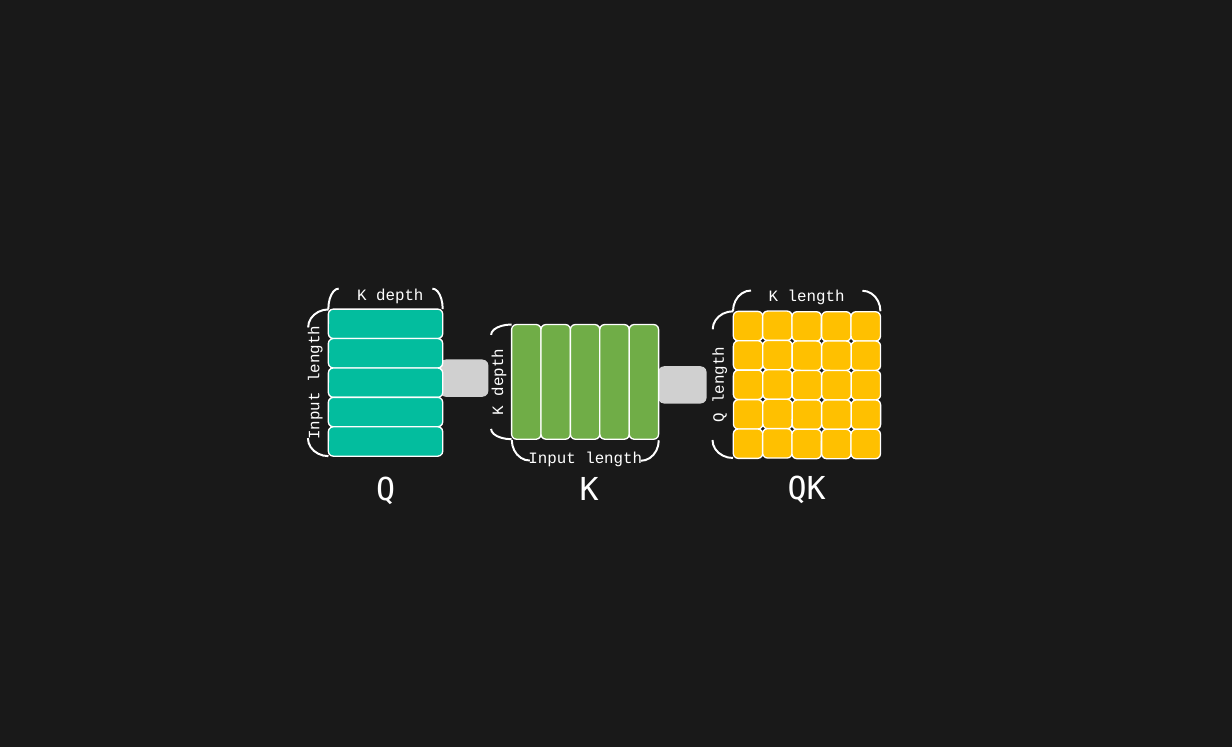
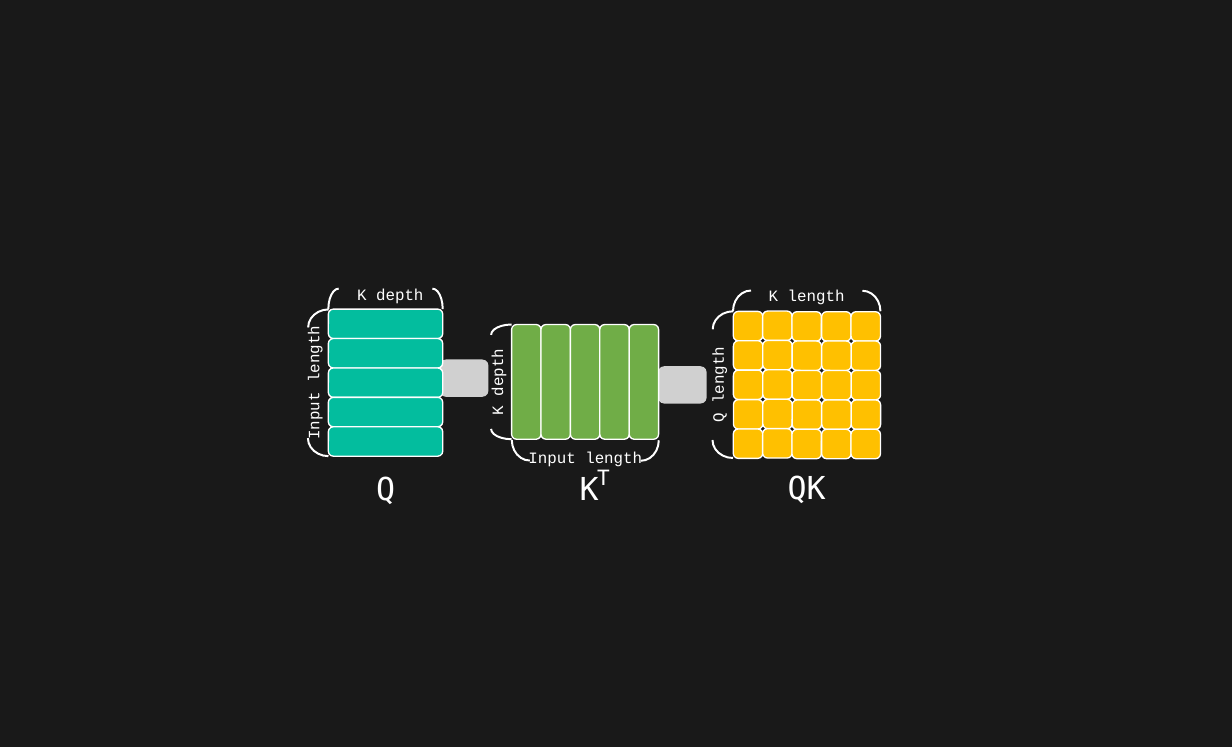
Before and after one commit to toonnyy8/PPT, a slide deck: slide 19 of Attention-is-all-you-need/image.pptx (slide 18 before the commit). Drawn at 1232x747 pixels with LibreOffice and Linux fonts; fonts in the diff are those of the drawing; grey boxes stand for pictures. Boxes give left, top, right and bottom in pixels: in the first picture for what was removed or moved away, otherwise in the second. Text is boxed around its words. In the diff, an @@ line names an element or a change of style, - is before the commit and + after.

```diff
--- a/Attention-is-all-you-need/image.pptx
+++ b/Attention-is-all-you-need/image.pptx
@@ rounded rectangle added at box(585, 458, 623, 496), 32 pt, text #FFFFFF @@
+T
```
Also in this commit, not shown: 1 other slide changed, 1 slide added, 5 other files.
